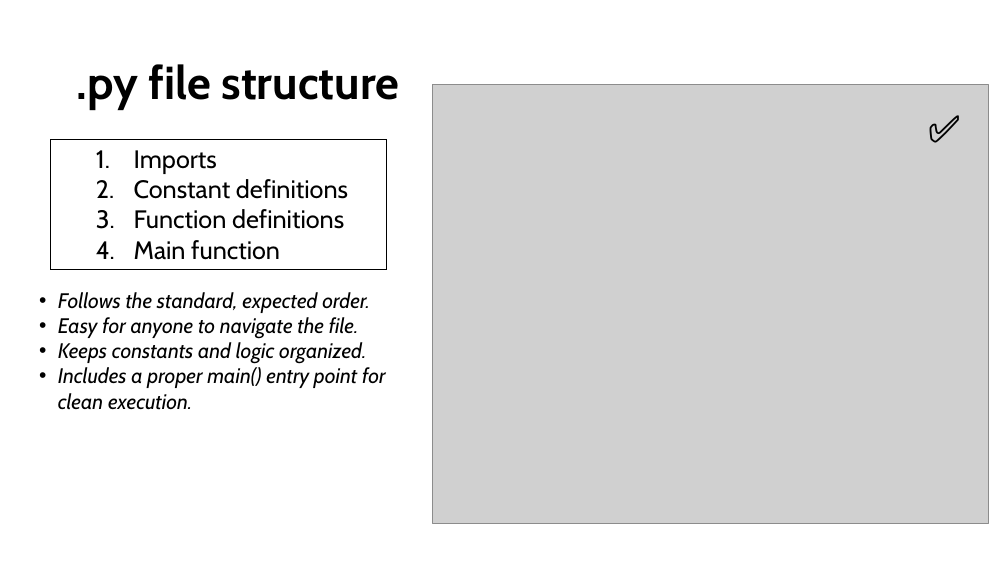
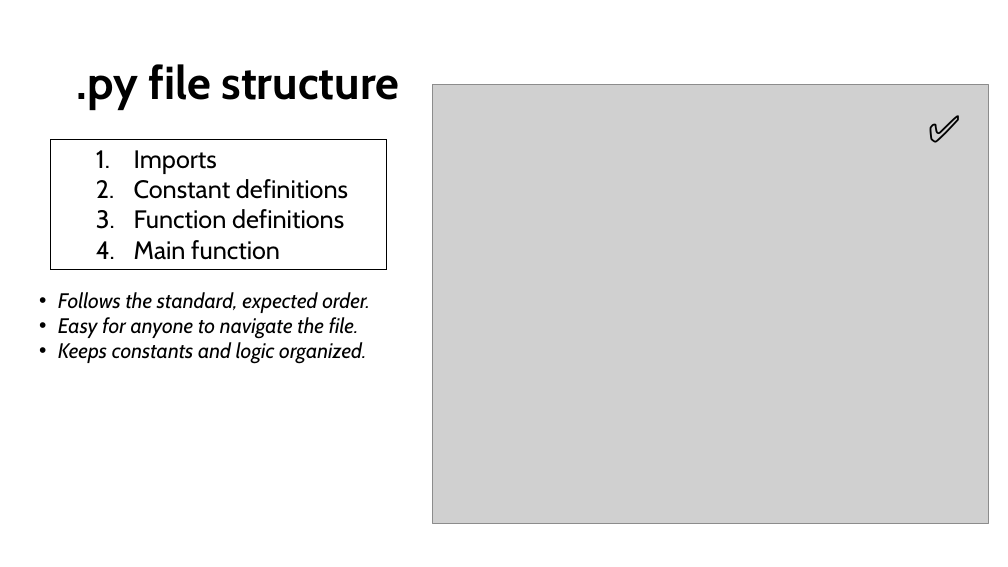
Before and after one commit to engmaths/SEMT10002_2025, a slide deck: slide 20 of Week_9_Consolidation_2_and_readability/Seminar_5_style/seminar_style.pptx. Drawn at 1008x567 pixels with LibreOffice and Linux fonts; fonts in the diff are those of the drawing; grey boxes stand for pictures. Boxes give left, top, right and bottom in pixels: in the first picture for what was removed or moved away, otherwise in the second. Text is boxed around its words. In the diff, an @@ line names an element or a change of style, - is before the commit and + after.

```diff
--- a/Week_9_Consolidation_2_and_readability/Seminar_5_style/seminar_style.pptx
+++ b/Week_9_Consolidation_2_and_readability/Seminar_5_style/seminar_style.pptx
@@ text at bbox=[58, 367, 386, 410]: paragraph removed @@
-• Includes a proper main() entry point for clean execution.
```
Also in this commit, not shown: 3 other slides changed.
